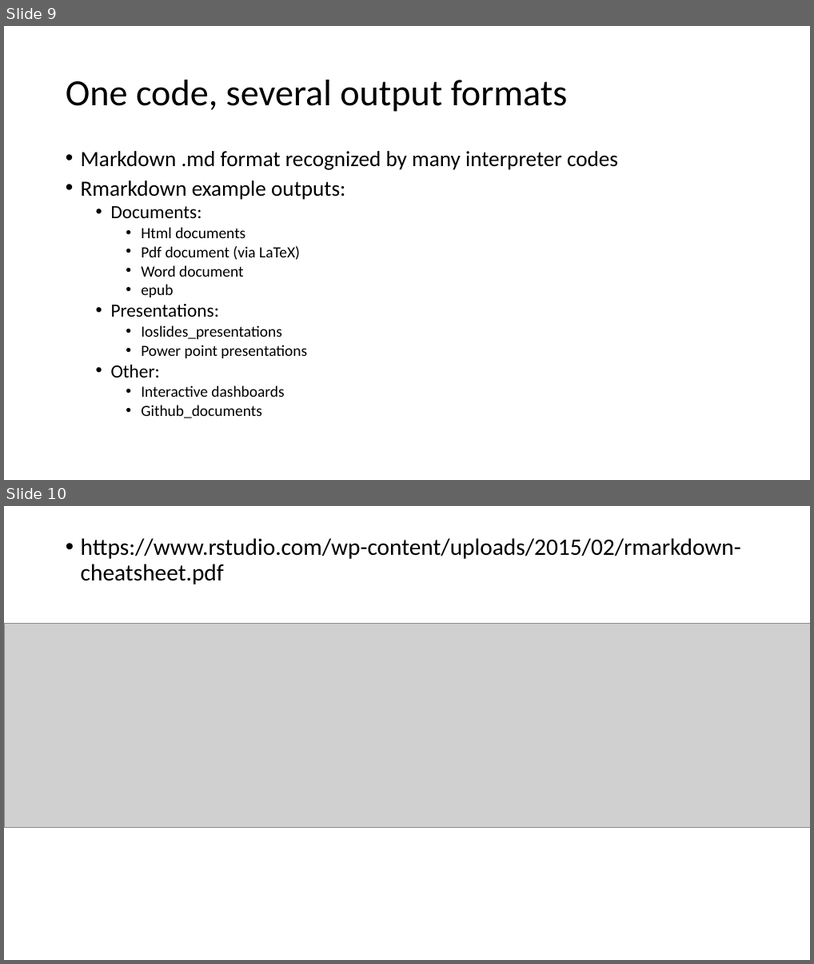
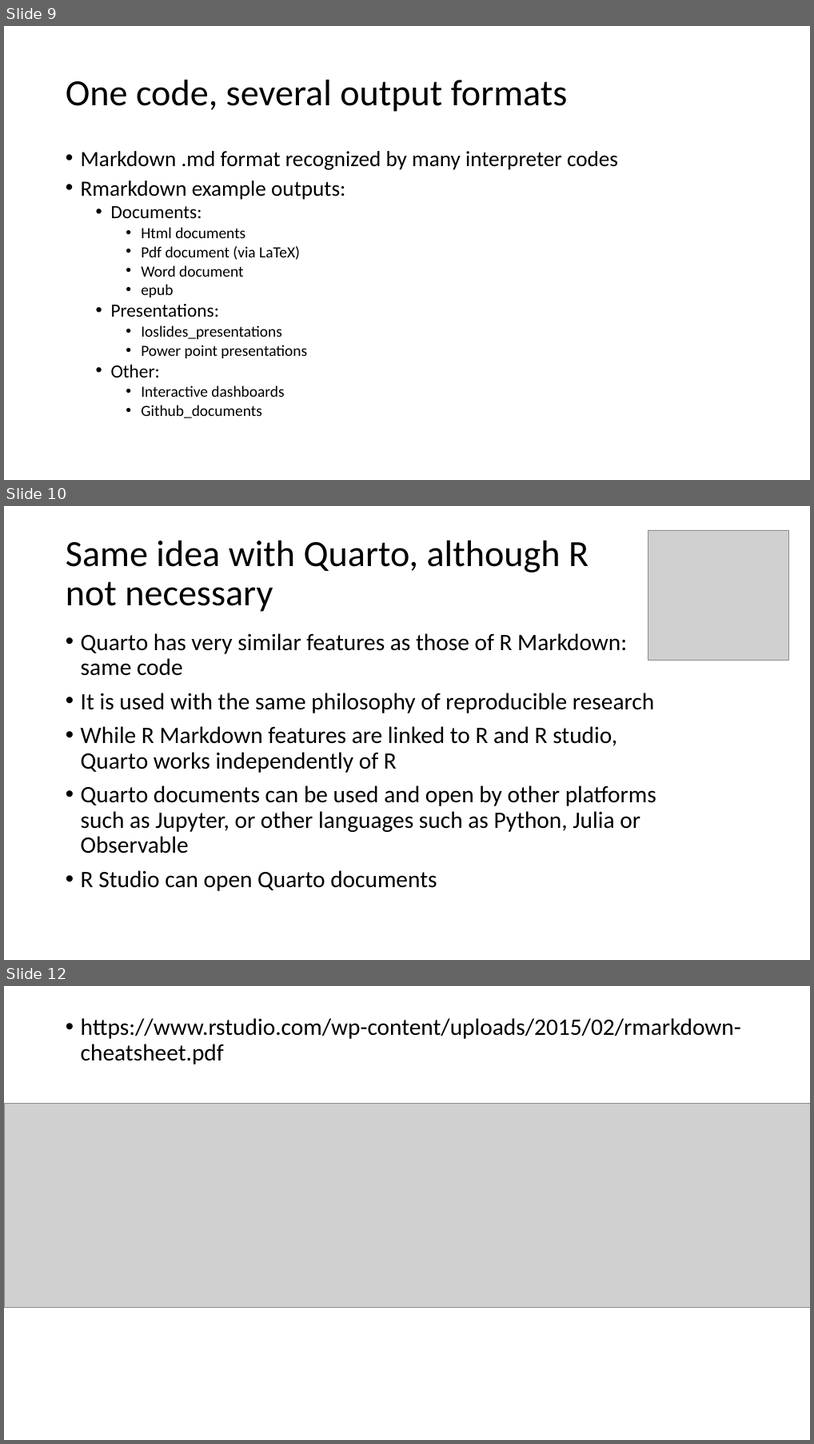
Before and after one commit to francoisbirgand/QClab587, a slide deck: BAE587-QCHmk5-usingR.pptx. Shown one above the other, each under a label of ours: slides 9 and 10 before the commit, slides 9, 10 and 12 after it; the slides between them are not shown. The pictures are 814x964 and 814x1444 pixels, drawn with LibreOffice and Linux fonts; fonts in the diff are those of the drawing; grey boxes stand for pictures. Boxes give left, top, right and bottom in pixels: in the first picture for what was removed or moved away, otherwise in the second. Text is boxed around its words. In the diff, an @@ line names an element or a change of style, - is before the commit and + after.

```diff
--- a/BAE587-QCHmk5-usingR.pptx
+++ b/BAE587-QCHmk5-usingR.pptx
@@ slide 10 added at bbox=[4, 506, 810, 960], background #FFFFFF @@
@@ title added at bbox=[66, 540, 589, 612], 44 pt, text #000000 @@
+Same idea with Quarto, although R not necessary
@@ picture added at bbox=[649, 530, 790, 660] @@
@@ text added at bbox=[81, 633, 657, 891], 28 pt, text #000000 @@
+• Quarto has very similar features as those of R Markdown: same code
+• It is used with the same philosophy of reproducible research
+• While R Markdown features are linked to R and R studio, Quarto works independently of R
+• Quarto documents can be used and open by other platforms such as Jupyter, or other languages such as Python, Julia or Observable
+• R Studio can open Quarto documents
@@ what was slide 10 is now slide 12 @@
```
Also in this commit, not shown: 7 slides changed, 2 other slides added, 4 slides removed, 3 other files.
